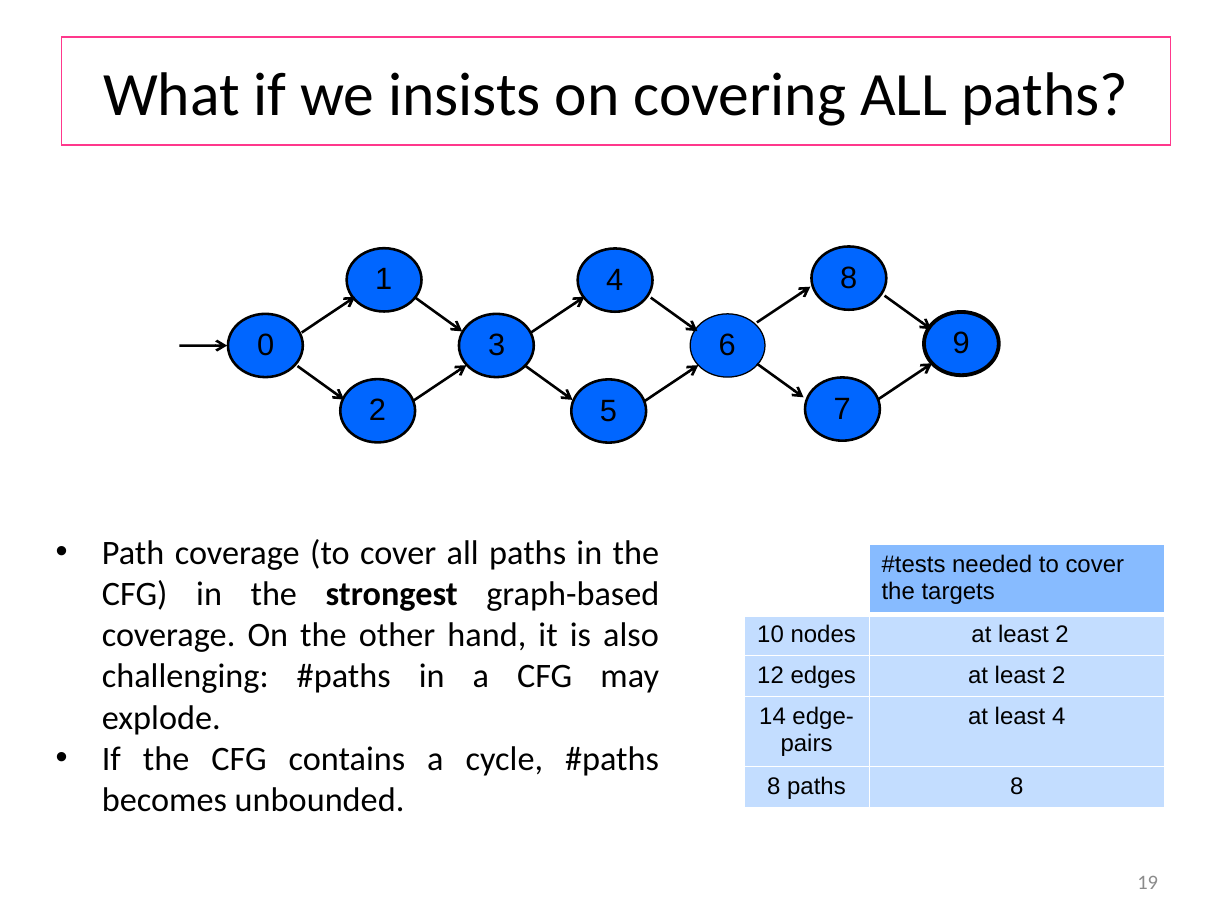
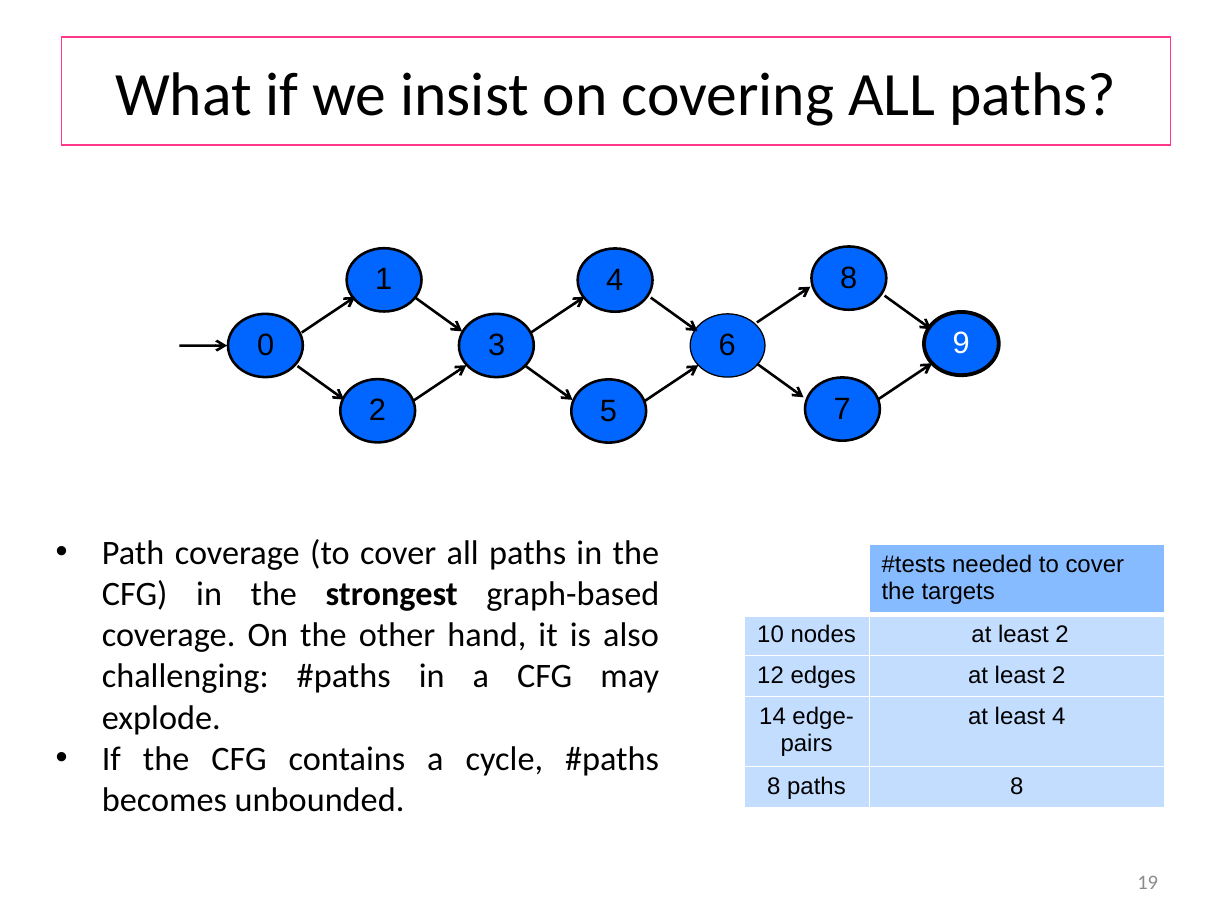
Before and after one commit to wooshrow/b3stv, a slide deck: slide 19 of slides/gbt.pptx. Drawn at 1232x924 pixels with LibreOffice and Linux fonts; fonts in the diff are those of the drawing. Boxes give left, top, right and bottom in pixels: in the first picture for what was removed or moved away, otherwise in the second. Text is boxed around its words. In the diff, an @@ line names an element or a change of style, - is before the commit and + after.

```diff
--- a/slides/gbt.pptx
+++ b/slides/gbt.pptx
@@ title at (115,72,1116,126): text changed @@
-What if we insists on covering ALL paths?
+What if we insist on covering ALL paths?
@@ text "9" at (953,331,970,354): text colour #000000 to #FFFFFF @@
```
Also in this commit, not shown: 10 other slides changed, 1 slide removed, 3 other files.
